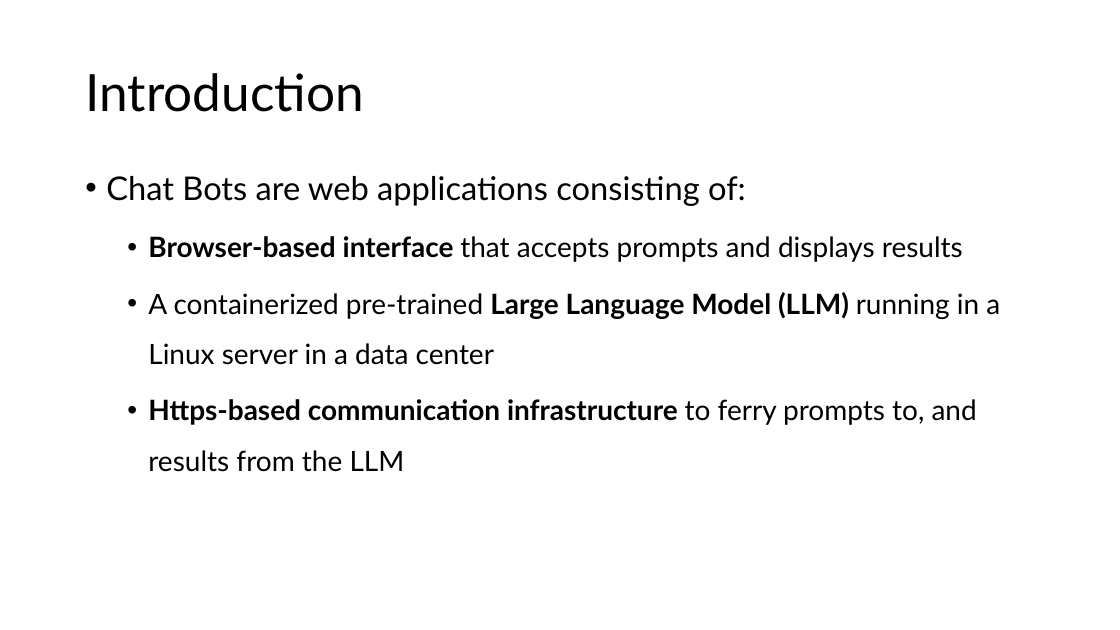
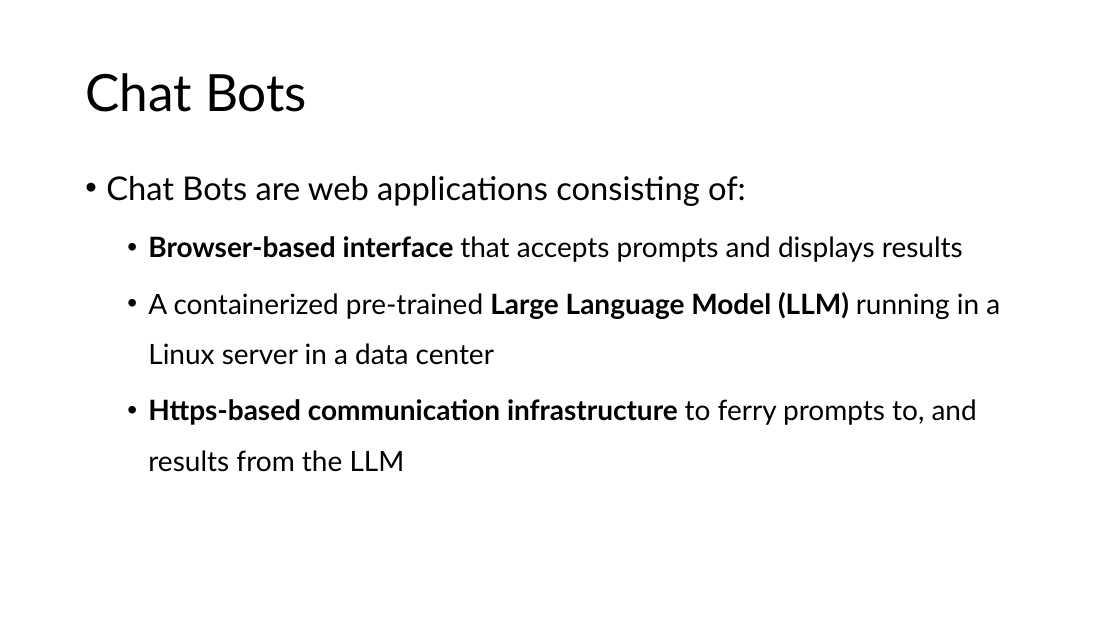
Before and after one commit to JimFawcett/NewSite, a slide deck: slide 4 of documents/AI Chat Bots.pptx (slide 3 before the commit). Drawn at 1120x630 pixels with LibreOffice and Linux fonts; fonts in the diff are those of the drawing. Boxes give left, top, right and bottom in pixels: in the first picture for what was removed or moved away, otherwise in the second. Text is boxed around its words. In the diff, an @@ line names an element or a change of style, - is before the commit and + after.

```diff
--- a/documents/AI Chat Bots.pptx
+++ b/documents/AI Chat Bots.pptx
@@ title at box(85, 73, 307, 112): text changed @@
-Introduction
+Chat Bots
```
Also in this commit, not shown: 4 other slides changed, 2 slides added, 2 other files.
